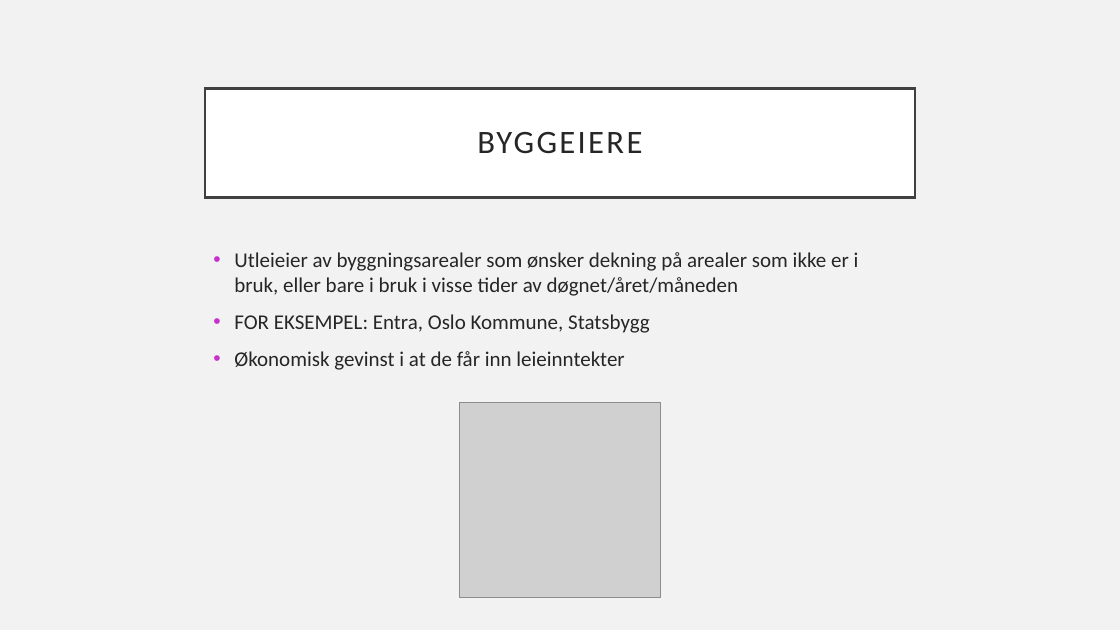
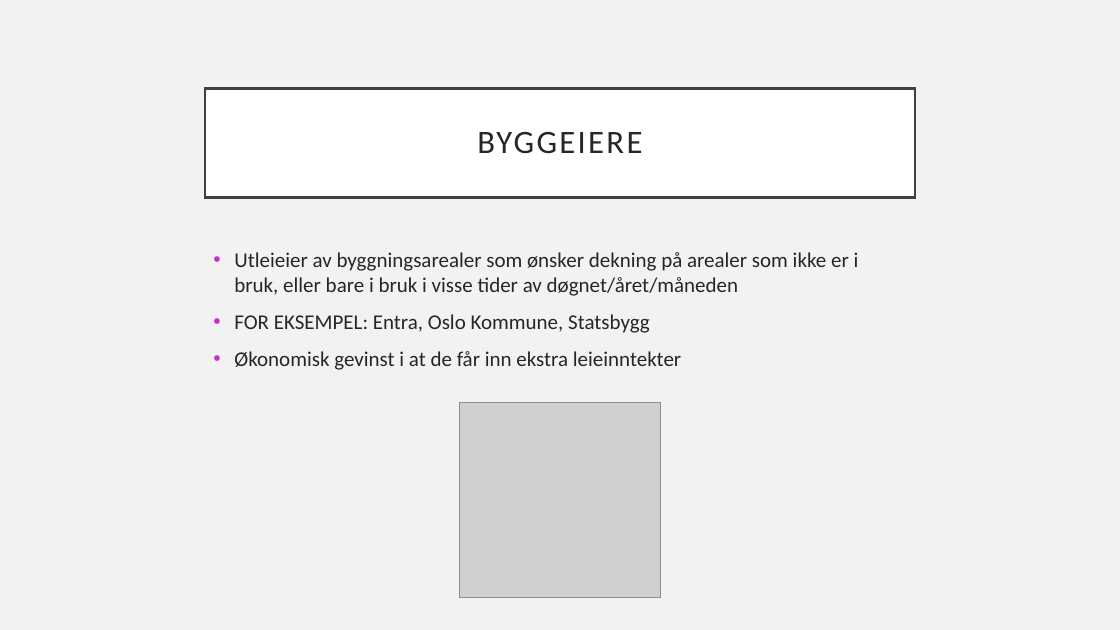
Before and after one commit to knowit/fant, a slide deck: slide 17 of doc/konsept/Fant-.pptx. Drawn at 1120x630 pixels with LibreOffice and Linux fonts; fonts in the diff are those of the drawing; grey boxes stand for pictures. Boxes give left, top, right and bottom in pixels: in the first picture for what was removed or moved away, otherwise in the second. Text is boxed around its words. In the diff, an @@ line names an element or a change of style, - is before the commit and + after.

```diff
--- a/doc/konsept/Fant-.pptx
+++ b/doc/konsept/Fant-.pptx
@@ text at box(234, 351, 681, 370): text changed @@
-• Økonomisk gevinst i at de får inn leieinntekter
+• Økonomisk gevinst i at de får inn ekstra leieinntekter
```
Also in this commit, not shown: 1 other slide changed, 3 slides added.
